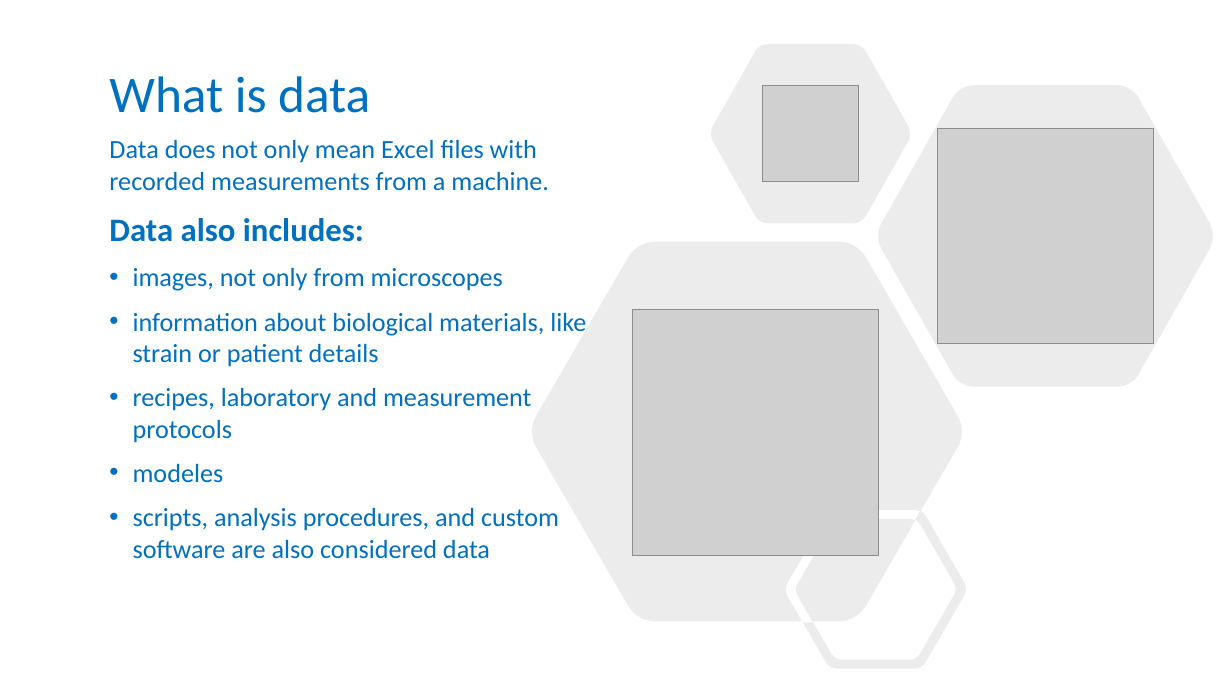
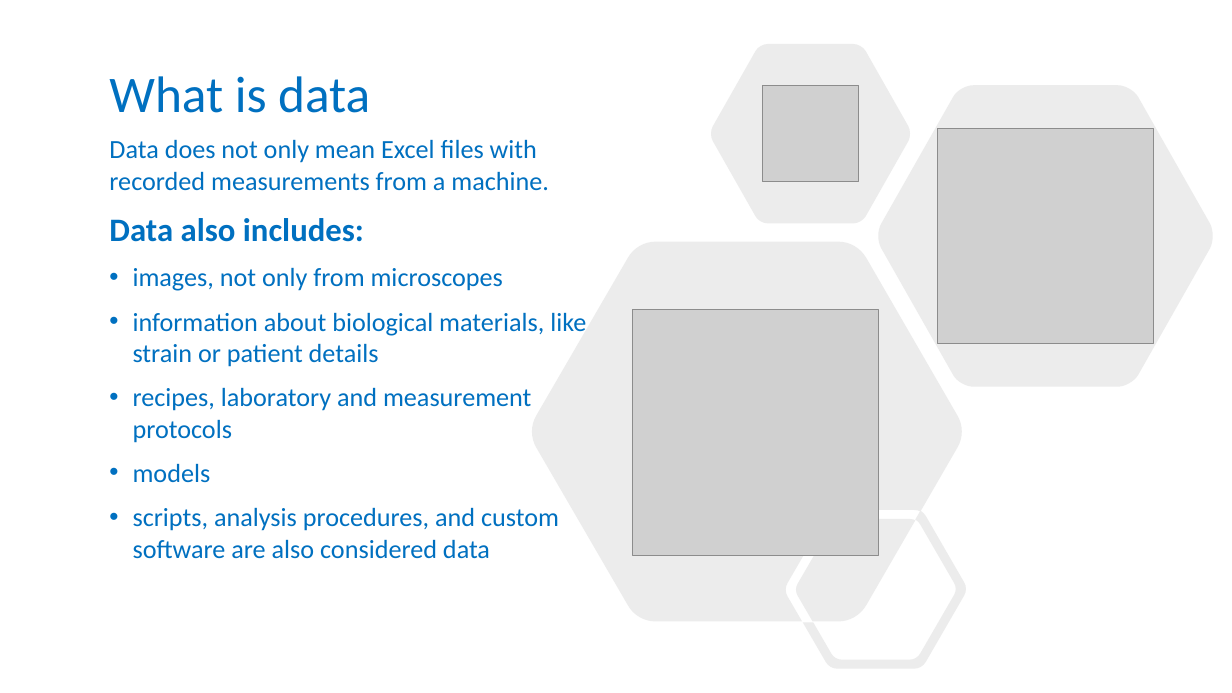
Before and after one commit to carpentries-incubator/fair-for-leaders, a slide deck: slide 2 of instructors/02-Being_FAIR.pptx. Drawn at 1232x693 pixels with LibreOffice and Linux fonts; fonts in the diff are those of the drawing; grey boxes stand for pictures; background and template pictures are left out. Boxes give left, top, right and bottom in pixels: in the first picture for what was removed or moved away, otherwise in the second. Text is boxed around its words. In the diff, an @@ line names an element or a change of style, - is before the commit and + after.

```diff
--- a/instructors/02-Being_FAIR.pptx
+++ b/instructors/02-Being_FAIR.pptx
@@ text at (133, 463, 211, 482): text changed @@
-• modeles
+• models
```
Also in this commit, not shown: 1 other slide changed, 1 other file.
